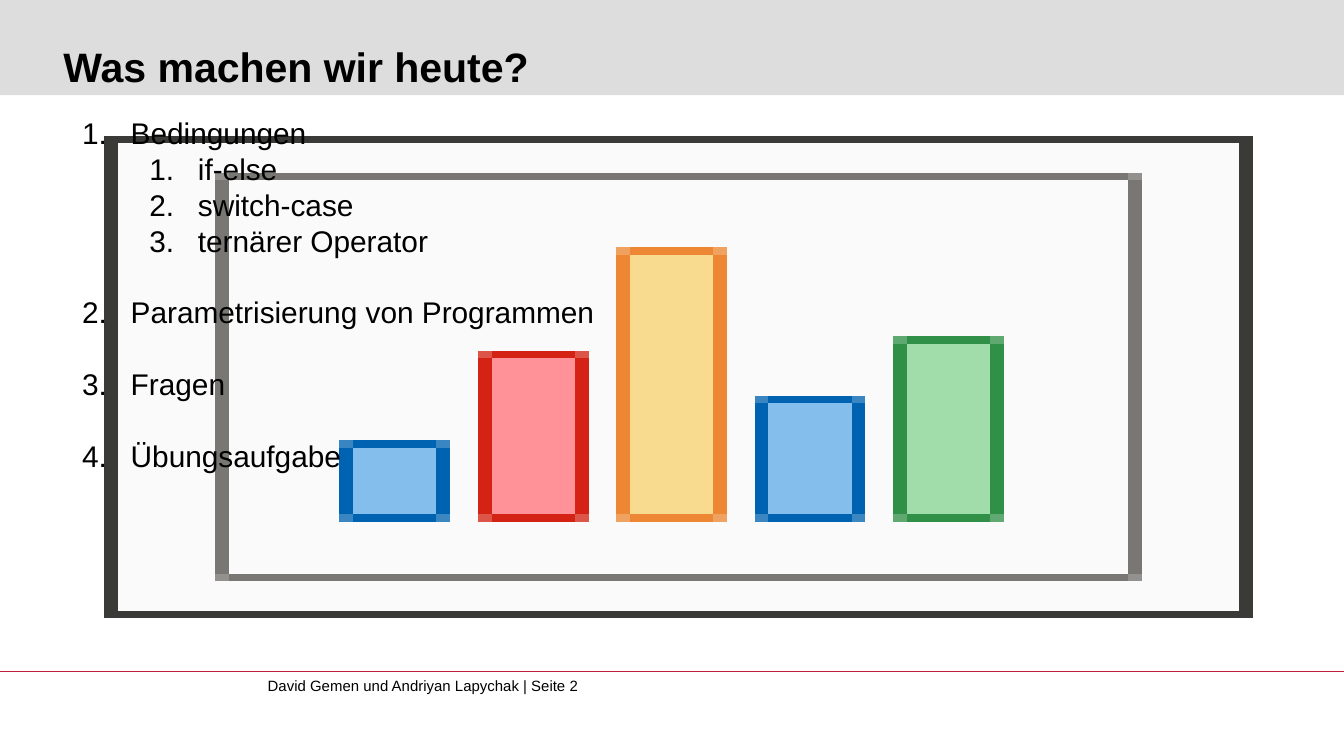
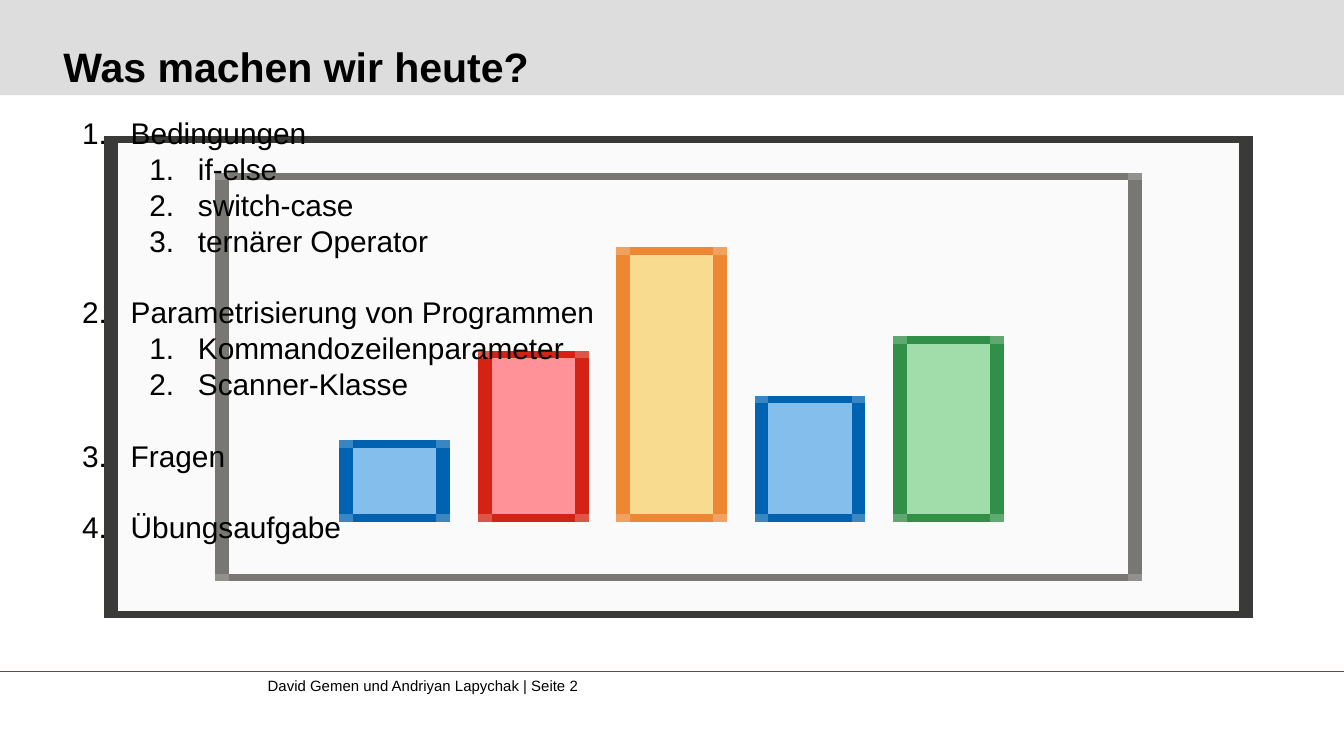
Before and after one commit to gemdav/Programmieren-1-Tutorium, a slide deck: slide 2 of slides/02_conditions_parameterization.pptx. Drawn at 1344x756 pixels with LibreOffice and Linux fonts; fonts in the diff are those of the drawing; background and template pictures are left out. Boxes give left, top, right and bottom in pixels: in the first picture for what was removed or moved away, otherwise in the second. Text is boxed around its words. In the diff, an @@ line names an element or a change of style, - is before the commit and + after.

```diff
--- a/slides/02_conditions_parameterization.pptx
+++ b/slides/02_conditions_parameterization.pptx
@@ text at [198, 336, 564, 401]: paragraphs added @@
+  1. Kommandozeilenparameter
+  2. Scanner-Klasse
```
Also in this commit, not shown: 6 other slides changed, 23 other files.
